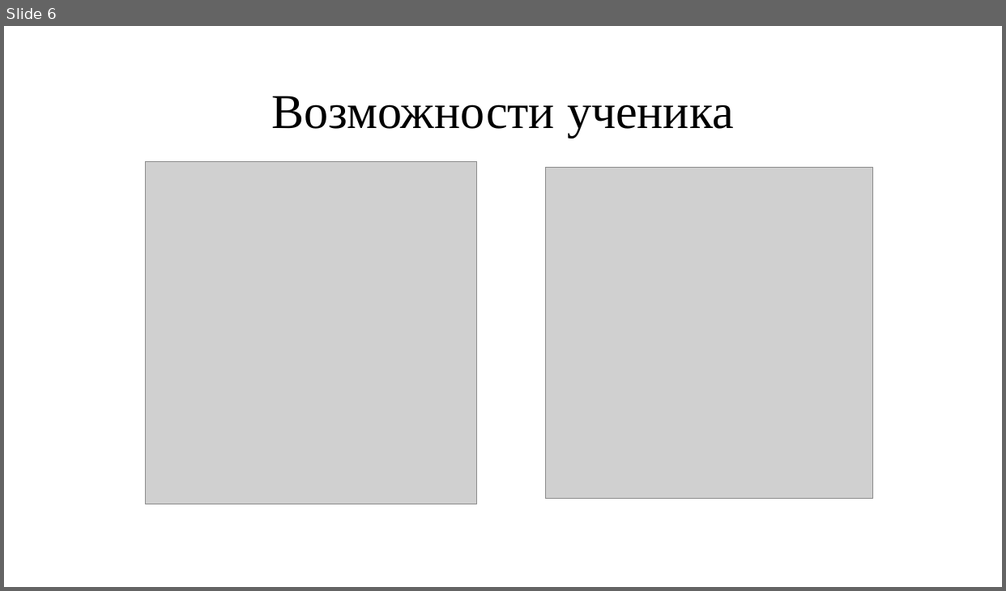
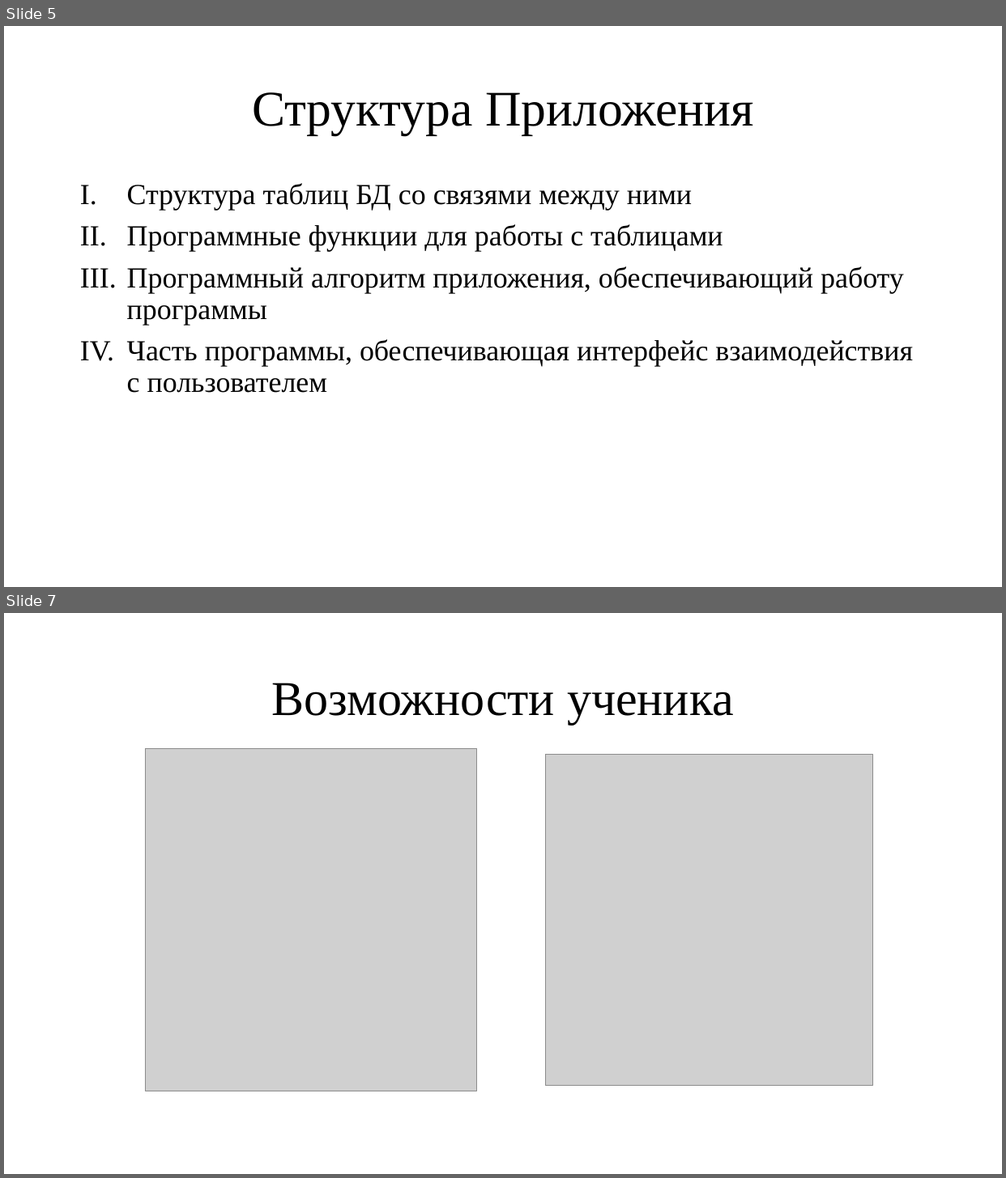
Before and after one commit to sk3feel/YandexProject1, a slide deck: Documentation/Презентация проекта.pptx. Shown one above the other, each under a label of ours: slide 6 before the commit, slides 5 and 7 after it; the slides between them are not shown. The pictures are 1006x591 and 1006x1178 pixels, drawn with LibreOffice and Linux fonts; fonts in the diff are those of the drawing; grey boxes stand for pictures. Boxes give left, top, right and bottom in pixels: in the first picture for what was removed or moved away, otherwise in the second. Text is boxed around its words. In the diff, an @@ line names an element or a change of style, - is before the commit and + after.

```diff
--- a/Documentation/Презентация проекта.pptx
+++ b/Documentation/Презентация проекта.pptx
@@ slide 5 added at [4,26,1002,587], background #FFFFFF @@
@@ title added at [252,92,753,135], 48 pt, text #000000 @@
+Структура Приложения
@@ text added at [127,183,913,393], 28 pt, text #000000 @@
+I. Структура таблиц БД со связями между ними
+II. Программные функции для работы с таблицами
+III. Программный алгоритм приложения, обеспечивающий работу программы
+IV. Часть программы, обеспечивающая интерфейс взаимодействия с пользователем
@@ what was slide 6 is now slide 7 @@
```
Also in this commit, not shown: 5 slides changed, 1 other slide added.
